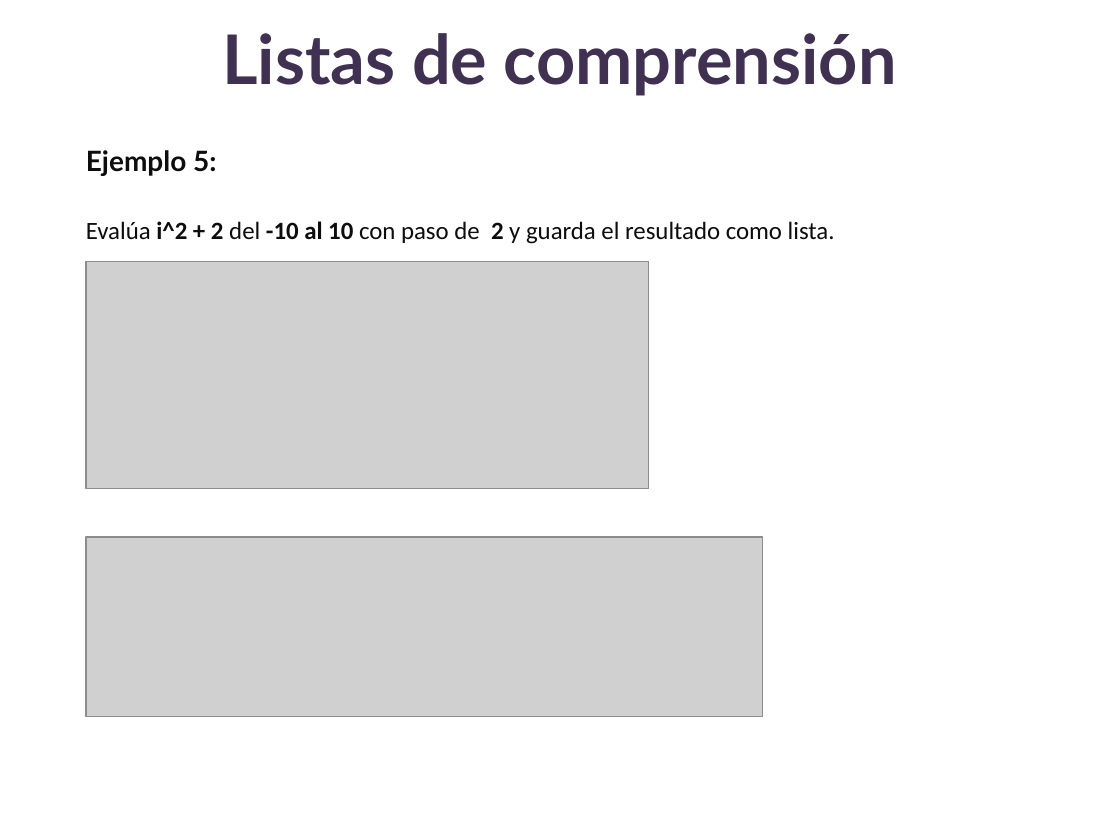
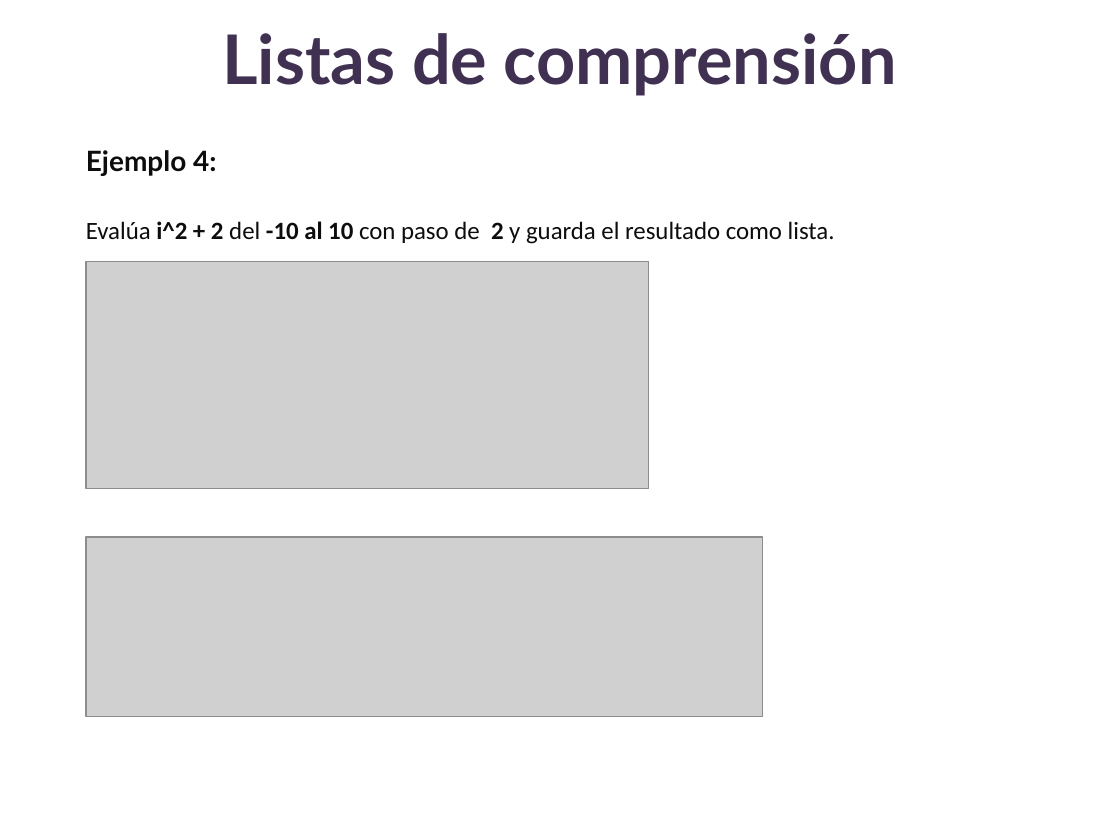
Before and after one commit to lizetheP/Analitica, a slide deck: slide 5 of Calendario2026/presentaciones/13_ListasComprension.pptx (slide 6 before the commit). Drawn at 1120x840 pixels with LibreOffice and Linux fonts; fonts in the diff are those of the drawing; grey boxes stand for pictures. Boxes give left, top, right and bottom in pixels: in the first picture for what was removed or moved away, otherwise in the second. Text is boxed around its words. In the diff, an @@ line names an element or a change of style, - is before the commit and + after.

```diff
--- a/Calendario2026/presentaciones/13_ListasComprension.pptx
+++ b/Calendario2026/presentaciones/13_ListasComprension.pptx
@@ text at box(86, 150, 216, 176): text changed @@
-Ejemplo 5:
+Ejemplo 4:
```
Also in this commit, not shown: 1 other slide changed.
